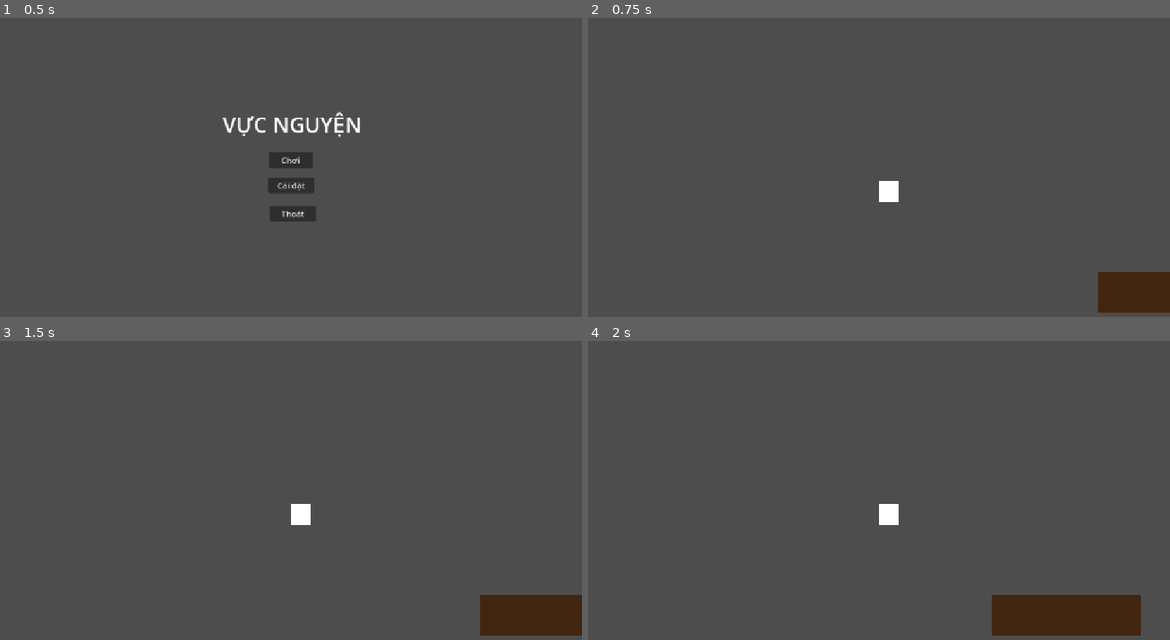
Above: before the commit, frames 1-4 (two rows, left to right).
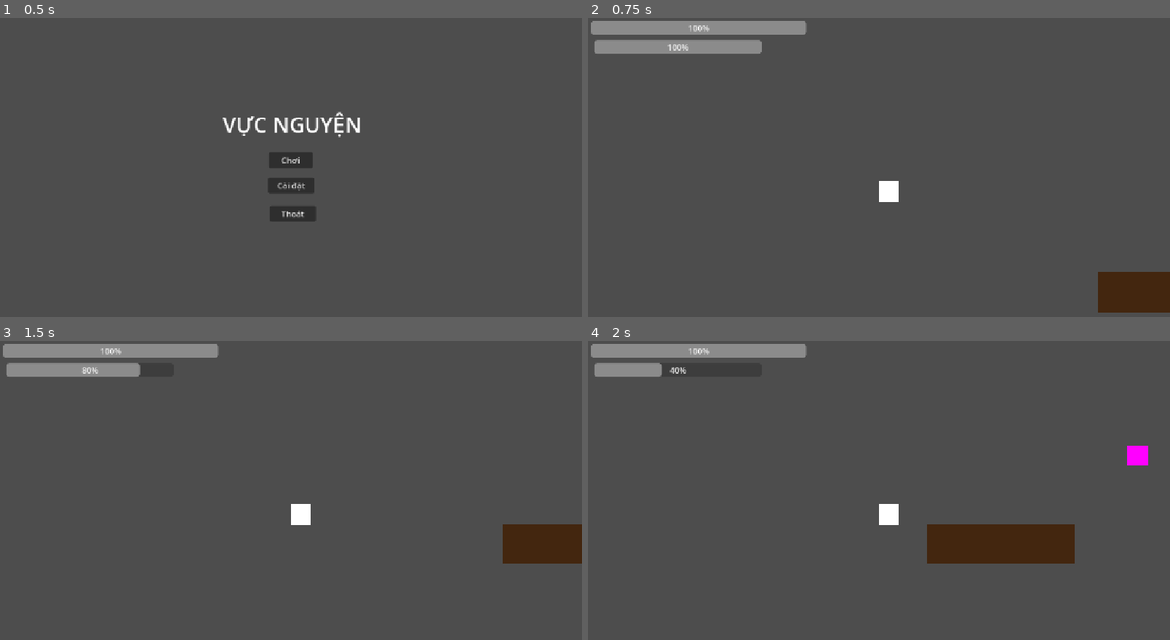
Above: after the commit, the same moments.

Repository: Hieu-379-iiiiii/abyssal-prayer
Game: Godot game, scene res://Scenes/Main_menu.tscn
Same seed, same stepped clock (60 frames per second), same inputs: the game is played once before the commit and once after it.
Inputs:
- Up to frame 1 (0.5 s): no input
- Up to frame 2 (0.75 s): click "Chơi" at 0.5 s
- Up to frame 3 (1.5 s): tap Enter (ui_accept) at 1.25, 1.35 s; hold Right (ui_right) from 1.28 s (still down)
- Up to frame 4 (2 s): keep holding Right (ui_right); tap Enter (ui_accept) at 1.52, 1.82 s

Frame 1 is identical in both runs. In frame 2, 3.0% of the frame differs, in the area x 0-38%, y 0-12%; in frame 3, 6.9%; in frame 4, 9.3%, in the area x 0-97%, y 0-99%.

Commit message:
Refactor player and UI components; add inventory and stats management

Diff:
--- a/Scenes/Instances/Player/Player.tscn
+++ b/Scenes/Instances/Player/Player.tscn
@@ -1,6 +1,8 @@
 [gd_scene format=3 uid="uid://8t3i4nra5gm0"]
 
-[ext_resource type="Script" uid="uid://dieaffj5bsotx" path="res://Scripts/Game Controller/Player_Controller.gd" id="1_jymjo"]
+[ext_resource type="Script" uid="uid://c6byye7idny8i" path="res://Scripts/Entities/Player/Player.gd" id="1_jymjo"]
+[ext_resource type="Script" uid="uid://bwhpnqfvdj1qd" path="res://Scripts/Components/StatsComponent.gd" id="3_nfwxe"]
+[ext_resource type="Script" uid="uid://c5blexbqdqceo" path="res://Scripts/Components/InventoryComponent.gd" id="4_salew"]
 
 [sub_resource type="RectangleShape2D" id="RectangleShape2D_o6rod"]
 size = Vector2(40.5, 40)
@@ -11,9 +13,18 @@
 [node name="ColorRect" type="ColorRect" parent="." unique_id=2010508486]
 offset_right = 40.0
 offset_bottom = 40.0
+metadata/_edit_use_anchors_ = true
 
 [node name="CollisionShape2D" type="CollisionShape2D" parent="." unique_id=802236640]
 position = Vector2(19.75, 20)
 shape = SubResource("RectangleShape2D_o6rod")
 
 [node name="Camera2D" type="Camera2D" parent="." unique_id=1576337789]
+
+[node name="InventoryComponent" type="Node" parent="." unique_id=2074400520]
+script = ExtResource("4_salew")
+metadata/_custom_type_script = "uid://c5blexbqdqceo"
+
+[node name="StatsComponent" type="Node" parent="." unique_id=1996247355]
+script = ExtResource("3_nfwxe")
+metadata/_custom_type_script = "uid://bwhpnqfvdj1qd"
--- /dev/null
+++ b/Scenes/Instances/Player/PlayerHUD.tscn
@@ -0,0 +1,26 @@
+[gd_scene format=3 uid="uid://de0qr8hcfa8sl"]
+
+[ext_resource type="Script" uid="uid://dlw2hboujmi33" path="res://Scripts/UI/PlayerHUD.gd" id="1_a44y7"]
+
+[node name="PlayerHud" type="CanvasLayer" unique_id=363846286]
+script = ExtResource("1_a44y7")
+
+[node name="HUD" type="Control" parent="." unique_id=1622725096]
+layout_mode = 3
+anchors_preset = 0
+offset_right = 382.0
+offset_bottom = 40.0
+
+[node name="HealthBar" type="ProgressBar" parent="HUD" unique_id=247797874]
+layout_mode = 0
+offset_left = 6.0
+offset_top = 6.0
+offset_right = 432.0
+offset_bottom = 33.0
+
+[node name="StaminaBar" type="ProgressBar" parent="HUD" unique_id=577610667]
+layout_mode = 0
+offset_left = 12.0
+offset_top = 44.0
+offset_right = 344.0
+offset_bottom = 71.0
--- a/Scenes/Main_menu.tscn
+++ b/Scenes/Main_menu.tscn
@@ -1,6 +1,6 @@
 [gd_scene format=3 uid="uid://dh4d1cyug1tv3"]
 
-[ext_resource type="Script" uid="uid://dx4x4i7wudf8m" path="res://Scripts/Ui_scripts/Menu_controller.gd" id="1_7sp8y"]
+[ext_resource type="Script" uid="uid://dx4x4i7wudf8m" path="res://Scripts/UI/Menu_controller.gd" id="1_7sp8y"]
 
 [node name="MainMenu" type="Node2D" unique_id=873604356]
 script = ExtResource("1_7sp8y")
--- a/Scenes/Maps/Lobby.tscn
+++ b/Scenes/Maps/Lobby.tscn
@@ -1,6 +1,7 @@
 [gd_scene format=3 uid="uid://bq2gwmd3mdndj"]
 
 [ext_resource type="Script" uid="uid://ca18qhdojopm8" path="res://Scripts/Game Controller/GameController.gd" id="1_hhskc"]
+[ext_resource type="PackedScene" uid="uid://de0qr8hcfa8sl" path="res://Scenes/Instances/Player/PlayerHUD.tscn" id="2_tm1g2"]
 
 [node name="Lobby" type="Node2D" unique_id=620169717]
 
@@ -20,3 +21,5 @@
 offset_right = 871.0
 offset_bottom = 64.0
 color = Color(1, 0, 1, 1)
+
+[node name="PlayerHud" parent="." unique_id=363846286 instance=ExtResource("2_tm1g2")]
--- a/Scenes/new_fog_material.tres
+++ /dev/null
@@ -1,3 +0,0 @@
-[gd_resource type="FogMaterial" format=3 uid="uid://pfhrlr7quxmq"]
-
-[resource]
--- /dev/null
+++ b/Scripts/Components/EquipmentComponent.gd
@@ -0,0 +1,11 @@
+extends Node
+
+
+# Called when the node enters the scene tree for the first time.
+func _ready() -> void:
+	pass # Replace with function body.
+
+
+# Called every frame. 'delta' is the elapsed time since the previous frame.
+func _process(delta: float) -> void:
+	pass
--- /dev/null
+++ b/Scripts/Components/InventoryComponent.gd
@@ -0,0 +1,78 @@
+class_name InventoryComponent
+extends Node
+
+signal inventory_changed
+
+@export var inventory_size: int = 20
+
+# Each slot contains an item and its quantity.
+var slots: Array[Dictionary] = []
+
+func _ready() -> void:
+	slots.resize(inventory_size)
+
+	for i in range(inventory_size):
+		slots[i] = {
+		"item": null,
+		"quantity": 0
+	}
+
+
+func add_item(item: ItemData, amount: int = 1) -> bool:
+	if item == null or amount <= 0:
+		return false
+# Stack with existing items first.
+	if item.is_stackable:
+		for slot in slots:
+
+			if slot["item"] == item:
+				var available = item.max_stack - slot["quantity"]
+
+				if available > 0:
+					var added = mini(amount, available)
+
+					slot["quantity"] += added
+					amount -= added
+
+					if amount <= 0:
+						inventory_changed.emit()
+						return true
+
+# Find empty slots.
+	for slot in slots:
+		if slot["item"] == null:
+			var added = mini(amount, item.max_stack)
+			slot["item"] = item
+			slot["quantity"] = added
+
+			amount -= added
+
+			if amount <= 0:
+				inventory_changed.emit()
+				return true
+
+	inventory_changed.emit()
+	return false
+
+
+func remove_item(slot_index: int, amount: int = 1) -> bool:
+
+	if slot_index < 0 or slot_index >= slots.size():
+		return false
+
+	var slot = slots[slot_index]
+
+	if slot["item"] == null or amount <= 0:
+		return false
+
+	if slot["quantity"] < amount:
+		return false
+
+	slot["quantity"] -= amount
+
+	if slot["quantity"] <= 0:
+		slot["item"] = null
+		slot["quantity"] = 0
+
+	inventory_changed.emit()
+	return true
--- /dev/null
+++ b/Scripts/Components/StatsComponent.gd
@@ -0,0 +1,82 @@
+class_name StatsComponent
+extends Node
+
+signal health_changed(current: float, maximum: float)
+signal stamina_changed(current: float, maximum: float)
+signal died
+
+@export_group("Health")
+@export var max_health: float = 100.0
+
+@export_group("Stamina")
+@export var max_stamina: float = 100.0
+@export var stamina_regen: float = 20.0
+
+var current_health: float
+var current_stamina: float
+
+var is_dead: bool = false
+
+
+func _ready() -> void:
+	current_health = max_health
+	current_stamina = max_stamina
+
+	health_changed.emit(current_health, max_health)
+	stamina_changed.emit(current_stamina, max_stamina)
+
+
+func _process(delta: float) -> void:
+	regenerate_stamina(delta)
+# HEALTH
+
+func take_damage(amount: float) -> void:
+	if is_dead or amount <= 0:
+		return
+
+	current_health = maxf(current_health - amount, 0.0)
+
+	health_changed.emit(current_health, max_health)
+
+	if current_health <= 0:
+		is_dead = true
+		died.emit()
+
+
+func heal(amount: float) -> void:
+	if is_dead or amount <= 0:
+		return
+
+	current_health = minf(current_health + amount, max_health)
+
+	health_changed.emit(current_health, max_health)
+
+
+# STAMINA
+
+func consume_stamina(amount: float) -> bool:
+	if is_dead or amount < 0:
+		return false
+
+	if current_stamina < amount:
+		return false
+
+	current_stamina -= amount
+	stamina_changed.emit(current_stamina, max_stamina)
+
+	return true
+
+
+func regenerate_stamina(delta: float) -> void:
+	if is_dead:
+		return
+
+	if current_stamina >= max_stamina:
+		return
+
+	current_stamina = minf(
+	current_stamina + stamina_regen * delta,
+	max_stamina
+	)
+
+	stamina_changed.emit(current_stamina, max_stamina)
--- /dev/null
+++ b/Scripts/Components/StatusEffectComponent.gd
@@ -0,0 +1,11 @@
+extends Node
+
+
+# Called when the node enters the scene tree for the first time.
+func _ready() -> void:
+	pass # Replace with function body.
+
+
+# Called every frame. 'delta' is the elapsed time since the previous frame.
+func _process(delta: float) -> void:
+	pass
--- /dev/null
+++ b/Scripts/Entities/Enemy.gd
@@ -0,0 +1,30 @@
+
+extends Entity
+
+@export_group("AI")
+@export var target: Node2D
+@export var detection_range: float = 500.0
+@export var stop_distance: float = 30.0
+
+
+func _physics_process(delta: float) -> void:
+
+	if is_dead:
+		return
+
+	movement_direction = Vector2.ZERO
+
+	if target != null:
+
+		var distance = global_position.distance_to(
+			target.global_position
+		)
+
+		if distance <= detection_range and distance > stop_distance:
+
+			movement_direction = global_position.direction_to(
+				target.global_position
+			)
+
+	# Use Entity's movement and stamina handling.
+	super._physics_process(delta)
--- /dev/null
+++ b/Scripts/Entities/Entity.gd
@@ -0,0 +1,95 @@
+
+class_name Entity
+extends CharacterBody2D
+
+signal health_changed(current: float, maximum: float)
+signal stamina_changed(current: float, maximum: float)
+signal died
+
+@export_group("Health")
+@export var max_health: float = 100.0
+
+@export_group("Stamina")
+@export var max_stamina: float = 100.0
+@export var stamina_regen: float = 20.0
+
+@export_group("Movement")
+@export var move_speed: float = 300.0
+
+var current_health: float
+var current_stamina: float
+
+# Direction used by subclasses to control movement.
+var movement_direction: Vector2 = Vector2.ZERO
+
+var is_dead: bool = false
+
+
+func _ready() -> void:
+	current_health = max_health
+	current_stamina = max_stamina
+
+	health_changed.emit(current_health, max_health)
+	stamina_changed.emit(current_stamina, max_stamina)
+
+
+func _physics_process(delta: float) -> void:
+	regenerate_stamina(delta)
+
+	velocity = movement_direction * move_speed
+	move_and_slide()
+
+func take_damage(amount: float) -> void:
+	if is_dead or amount <= 0:
+		return
+
+	current_health = maxf(current_health - amount, 0.0)
+	health_changed.emit(current_health, max_health)
+
+	if current_health <= 0:
+		die()
+
+
+func heal(amount: float) -> void:
+	if is_dead or amount <= 0:
+		return
+
+	current_health = minf(current_health + amount, max_health)
+	health_changed.emit(current_health, max_health)
+
+func consume_stamina(amount: float) -> bool:
+	if amount <= 0:
+		return true
+
+	if current_stamina < amount:
+		return false
+
+	current_stamina -= amount
+	stamina_changed.emit(current_stamina, max_stamina)
+
+	return true
+
+
+func regenerate_stamina(delta: float) -> void:
+	if current_stamina >= max_stamina:
+		return
+
+	current_stamina = minf(
+		current_stamina + stamina_regen * delta,
+		max_stamina
+	)
+
+	stamina_changed.emit(current_stamina, max_stamina)
+
+
+func die() -> void:
+	if is_dead:
+		return
+
+	is_dead = true
+	velocity = Vector2.ZERO
+	movement_direction = Vector2.ZERO
+
+	died.emit()
+
+	set_physics_process(false)
--- /dev/null
+++ b/Scripts/Entities/Player/Player.gd
@@ -0,0 +1,63 @@
+class_name Player
+extends Entity
+
+@onready var stats: StatsComponent = $StatsComponent
+@onready var inventory: InventoryComponent = $InventoryComponent
+
+@export_group("Dash")
+@export var dash_speed: float = 850.0
+@export var dash_duration: float = 0.15
+@export var dash_cost: float = 25.0
+
+var facing_direction: Vector2 = Vector2.DOWN
+var is_dashing: bool = false
+
+var dash_timer: float = 0.0
+var dash_direction: Vector2 = Vector2.ZERO
+
+
+func _physics_process(delta: float) -> void:
+
+	if stats.is_dead:
+		velocity = Vector2.ZERO
+		return
+
+	if is_dashing:
+		dash_timer -= delta
+
+		velocity = dash_direction * dash_speed
+		move_and_slide()
+
+		if dash_timer <= 0:
+			is_dashing = false
+
+		return
+
+	var input_direction = Input.get_vector(
+		"ui_left",
+		"ui_right",
+		"ui_up",
+        "ui_down"
+	)
+
+	if input_direction != Vector2.ZERO:
+		facing_direction = input_direction.normalized()
+
+	velocity = input_direction * move_speed
+	move_and_slide()
+
+	if Input.is_action_just_pressed("ui_accept"):
+		try_dash()
+
+
+func try_dash() -> void:
+
+	if is_dashing:
+		return
+
+	if not stats.consume_stamina(dash_cost):
+		return
+
+	is_dashing = true
+	dash_timer = dash_duration
+	dash_direction = facing_direction
--- /dev/null
+++ b/Scripts/Entities/Player/PlayerCombat.gd
@@ -0,0 +1,11 @@
+extends Node
+
+
+# Called when the node enters the scene tree for the first time.
+func _ready() -> void:
+	pass # Replace with function body.
+
+
+# Called every frame. 'delta' is the elapsed time since the previous frame.
+func _process(delta: float) -> void:
+	pass
--- /dev/null
+++ b/Scripts/Entities/Player/PlayerMovement.gd
@@ -0,0 +1,11 @@
+extends Node
+
+
+# Called when the node enters the scene tree for the first time.
+func _ready() -> void:
+	pass # Replace with function body.
+
+
+# Called every frame. 'delta' is the elapsed time since the previous frame.
+func _process(delta: float) -> void:
+	pass
--- a/Scripts/Game Controller/GameController.gd
+++ b/Scripts/Game Controller/GameController.gd
@@ -2,17 +2,14 @@
 
 func _ready() -> void:
 	var player_instance = GameManager.player_scene.instantiate()
-
+	var player_hud : CanvasLayer = $"../PlayerHud"
 	var spawn_pos = Vector2.ZERO
 
 	player_instance.global_position = spawn_pos
 
 	add_child(player_instance)
 
-	#var spawn_pos = Vector2(0,0)
-	#
-	#player_instance.gloabl_position
+	player_hud.call_deferred("set_player", player_instance)
 
-# Called every frame. 'delta' is the elapsed time since the previous frame.
 func _process(delta: float) -> void:
 	pass
--- a/Scripts/Game Controller/Player_Controller.gd
+++ /dev/null
@@ -1,15 +0,0 @@
-extends CharacterBody2D
-
-
-const SPEED = 300.0
-const JUMP_VELOCITY = -400.0
-
-
-func _physics_process(delta: float) -> void:
-
-	#if Input.is_action_just_pressed("ui_accept") and is_on_floor():
-		#velocity.y = JUMP_VELOCITY
-
-	velocity = Input.get_vector("ui_left", "ui_right", "ui_up", "ui_down") * SPEED
-
-	move_and_slide()
--- /dev/null
+++ b/Scripts/Resources/Items/ItemData.gd
@@ -0,0 +1,10 @@
+class_name ItemData
+extends Resource
+
+@export var item_id: String
+@export var item_name: String
+@export var description: String
+@export var icon: Texture2D
+
+@export var max_stack: int = 99
+@export var is_stackable: bool = true
--- /dev/null
+++ b/Scripts/Resources/Items/WeaponData.gd
@@ -0,0 +1,11 @@
+extends Node
+
+
+# Called when the node enters the scene tree for the first time.
+func _ready() -> void:
+	pass # Replace with function body.
+
+
+# Called every frame. 'delta' is the elapsed time since the previous frame.
+func _process(delta: float) -> void:
+	pass
--- /dev/null
+++ b/Scripts/Resources/Stats/CharacterStats.gd
@@ -0,0 +1,11 @@
+extends Node
+
+
+# Called when the node enters the scene tree for the first time.
+func _ready() -> void:
+	pass # Replace with function body.
+
+
+# Called every frame. 'delta' is the elapsed time since the previous frame.
+func _process(delta: float) -> void:
+	pass
--- /dev/null
+++ b/Scripts/UI/EquipmentUI.gd
@@ -0,0 +1,11 @@
+extends Node
+
+
+# Called when the node enters the scene tree for the first time.
+func _ready() -> void:
+	pass # Replace with function body.
+
+
+# Called every frame. 'delta' is the elapsed time since the previous frame.
+func _process(delta: float) -> void:
+	pass
--- /dev/null
+++ b/Scripts/UI/InventoryUI.gd
@@ -0,0 +1,11 @@
+extends Node
+
+
+# Called when the node enters the scene tree for the first time.
+func _ready() -> void:
+	pass # Replace with function body.
+
+
+# Called every frame. 'delta' is the elapsed time since the previous frame.
+func _process(delta: float) -> void:
+	pass
--- /dev/null
+++ b/Scripts/UI/PlayerHUD.gd
@@ -0,0 +1,47 @@
+extends CanvasLayer
+
+var player: Player
+
+@onready var health_bar: ProgressBar = $HUD/HealthBar
+@onready var stamina_bar: ProgressBar = $HUD/StaminaBar
+
+#func _ready() -> void:
+	#print("HUD: ", get_node_or_null("HUD"))
+	#print("HealthBar: ", get_node_or_null("HUD/HealthBar"))
+	#print("StaminaBar: ", get_node_or_null("HUD/StaminaBar"))
+
+func set_player(new_player: Player) -> void:
+	if health_bar == null or stamina_bar == null:
+		push_error("PlayerHUD: Health or stamina bar not found!")
+		return
+	# Disconnect previous player.
+	if player != null and is_instance_valid(player):
+		var old_stats = player.stats
+
+		if old_stats.health_changed.is_connected(_on_health_changed):
+			old_stats.health_changed.disconnect(_on_health_changed)
+
+		if old_stats.stamina_changed.is_connected(_on_stamina_changed):
+			old_stats.stamina_changed.disconnect(_on_stamina_changed)
+
+	player = new_player
+
+	var stats = player.stats
+
+	# Connect signals.
+	stats.health_changed.connect(_on_health_changed)
+	stats.stamina_changed.connect(_on_stamina_changed)
+
+	# Initialize UI.
+	_on_health_changed(stats.current_health, stats.max_health)
+	_on_stamina_changed(stats.current_stamina, stats.max_stamina)
+
+
+func _on_health_changed(current: float, maximum: float) -> void:
+	health_bar.max_value = maximum
+	health_bar.value = current
+
+
+func _on_stamina_changed(current: float, maximum: float) -> void:
+	stamina_bar.max_value = maximum
+	stamina_bar.value = current
--- a/project.godot
+++ b/project.godot
@@ -24,6 +24,41 @@
 window/stretch/mode="canvas_items"
 window/stretch/aspect="expand"
 
+[input]
+
+ui_left={
+"deadzone": 0.5,
+"events": [Object(InputEventKey,"resource_local_to_scene":false,"resource_name":"","device":16,"window_id":0,"alt_pressed":false,"shift_pressed":false,"ctrl_pressed":false,"meta_pressed":false,"pressed":false,"keycode":4194319,"physical_keycode":0,"key_label":0,"unicode":0,"location":0,"echo":false,"script":null)
+, Object(InputEventJoypadButton,"resource_local_to_scene":false,"resource_name":"","device":-1,"button_index":13,"pressure":0.0,"pressed":false,"script":null)
+, Object(InputEventJoypadMotion,"resource_local_to_scene":false,"resource_name":"","device":-1,"axis":0,"axis_value":-1.0,"script":null)
+, Object(InputEventKey,"resource_local_to_scene":false,"resource_name":"","device":-1,"window_id":0,"alt_pressed":false,"shift_pressed":false,"ctrl_pressed":false,"meta_pressed":false,"pressed":false,"keycode":0,"physical_keycode":65,"key_label":0,"unicode":97,"location":0,"echo":false,"script":null)
+]
+}
+ui_right={
+"deadzone": 0.5,
+"events": [Object(InputEventKey,"resource_local_to_scene":false,"resource_name":"","device":16,"window_id":0,"alt_pressed":false,"shift_pressed":false,"ctrl_pressed":false,"meta_pressed":false,"pressed":false,"keycode":4194321,"physical_keycode":0,"key_label":0,"unicode":0,"location":0,"echo":false,"script":null)
+, Object(InputEventJoypadButton,"resource_local_to_scene":false,"resource_name":"","device":-1,"button_index":14,"pressure":0.0,"pressed":false,"script":null)
+, Object(InputEventJoypadMotion,"resource_local_to_scene":false,"resource_name":"","device":-1,"axis":0,"axis_value":1.0,"script":null)
+, Object(InputEventKey,"resource_local_to_scene":false,"resource_name":"","device":-1,"window_id":0,"alt_pressed":false,"shift_pressed":false,"ctrl_pressed":false,"meta_pressed":false,"pressed":false,"keycode":0,"physical_keycode":68,"key_label":0,"unicode":100,"location":0,"echo":false,"script":null)
+]
+}
+ui_up={
+"deadzone": 0.5,
+"events": [Object(InputEventKey,"resource_local_to_scene":false,"resource_name":"","device":16,"window_id":0,"alt_pressed":false,"shift_pressed":false,"ctrl_pressed":false,"meta_pressed":false,"pressed":false,"keycode":4194320,"physical_keycode":0,"key_label":0,"unicode":0,"location":0,"echo":false,"script":null)
+, Object(InputEventJoypadButton,"resource_local_to_scene":false,"resource_name":"","device":-1,"button_index":11,"pressure":0.0,"pressed":false,"script":null)
+, Object(InputEventJoypadMotion,"resource_local_to_scene":false,"resource_name":"","device":-1,"axis":1,"axis_value":-1.0,"script":null)
+, Object(InputEventKey,"resource_local_to_scene":false,"resource_name":"","device":-1,"window_id":0,"alt_pressed":false,"shift_pressed":false,"ctrl_pressed":false,"meta_pressed":false,"pressed":false,"keycode":0,"physical_keycode":87,"key_label":0,"unicode":119,"location":0,"echo":false,"script":null)
+]
+}
+ui_down={
+"deadzone": 0.5,
+"events": [Object(InputEventKey,"resource_local_to_scene":false,"resource_name":"","device":16,"window_id":0,"alt_pressed":false,"shift_pressed":false,"ctrl_pressed":false,"meta_pressed":false,"pressed":false,"keycode":4194322,"physical_keycode":0,"key_label":0,"unicode":0,"location":0,"echo":false,"script":null)
+, Object(InputEventJoypadButton,"resource_local_to_scene":false,"resource_name":"","device":-1,"button_index":12,"pressure":0.0,"pressed":false,"script":null)
+, Object(InputEventJoypadMotion,"resource_local_to_scene":false,"resource_name":"","device":-1,"axis":1,"axis_value":1.0,"script":null)
+, Object(InputEventKey,"resource_local_to_scene":false,"resource_name":"","device":-1,"window_id":0,"alt_pressed":false,"shift_pressed":false,"ctrl_pressed":false,"meta_pressed":false,"pressed":false,"keycode":0,"physical_keycode":83,"key_label":0,"unicode":115,"location":0,"echo":false,"script":null)
+]
+}
+
 [physics]
 
 3d/physics_engine="Jolt Physics"
Not shown, added: Scripts/Components/EquipmentComponent.gd.uid
Not shown, added: Scripts/Components/InventoryComponent.gd.uid
Not shown, added: Scripts/Components/StatsComponent.gd.uid
Not shown, added: Scripts/Components/StatusEffectComponent.gd.uid
Not shown, added: Scripts/Entities/Enemy.gd.uid
Not shown, added: Scripts/Entities/Entity.gd.uid
Not shown, added: Scripts/Entities/Player/Player.gd.uid
Not shown, added: Scripts/Entities/Player/PlayerCombat.gd.uid
Not shown, added: Scripts/Entities/Player/PlayerMovement.gd.uid
Not shown, removed: Scripts/Game Controller/Player_Controller.gd.uid
Not shown, added: Scripts/Resources/Items/ItemData.gd.uid
Not shown, added: Scripts/Resources/Items/WeaponData.gd.uid
(and 6 more such lines)
